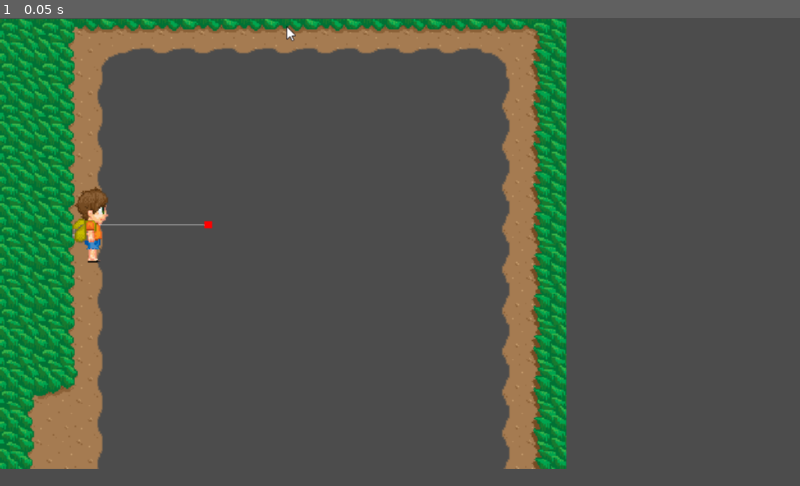
Above: before the commit, frame 1.
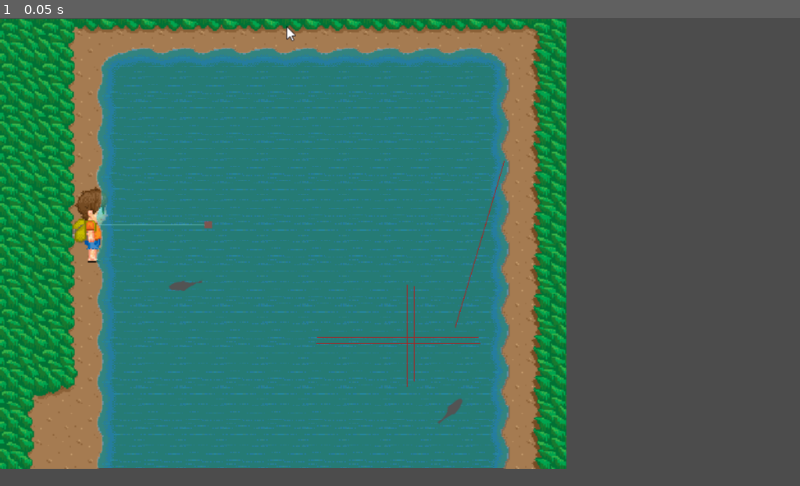
Above: after the commit, the same moment.

Repository: MondayHopscotch/GodotShaders
Game: Godot game, scene res://Water.tscn
Same seed, same stepped clock (60 frames per second), same inputs: the game is played once before the commit and once after it. The project has no main scene, so this scene is started directly.
Inputs:
- Up to frame 1 (0.05 s): no input

The runs differ from the first frame. In frame 1, 45% of the frame differs, in the area x 12-64%, y 6-97%.

Commit message:
cleanup. better depth map

Diff:
--- a/Water.shader
+++ b/Water.shader
@@ -1,6 +1,8 @@
 shader_type canvas_item;
 
 uniform bool depth_on;
+
+uniform float flow_strength : hint_range(0.0, 1.0);
 
 uniform float wave_speed : hint_range(0.1, 10);
 uniform float refraction_strength : hint_range(0.0, 0.6);
@@ -8,24 +10,19 @@
 uniform float wave_sway : hint_range(0.0, 14.5);
 
 uniform sampler2D normal_texture;
-uniform float normal_offset : hint_range(0.0, 1.0); // a value of 0.45 seems to work well for this
 
-uniform float highlight_size : hint_range(0.0, 0.25);
+uniform float highlight_size : hint_range(0.0, 1.0);
 uniform float highlight_strength : hint_range(0.0, 1.0);
-uniform float shadow_size : hint_range(-0.25, 0.25);
+uniform float shadow_size : hint_range(0.0, 1.0);
 uniform float shadow_strength : hint_range(0.0, 1.0);
 
 uniform vec3 sun_direction;
 
 vec4 getFlow(vec4 flow_uv, float time) {
-	// dampen the effects
-	//flow_uv *= 0.5;
-
 	// reverse x to get waves going to right direction
-	//flow_uv.x = -flow_uv.x;
+	flow_uv.x = 1.0 - flow_uv.x;
 	float adjusted_sway = 15.0 - wave_sway;
 	flow_uv -= 0.5;
-	//flow_uv *= 0.1;
 
 	vec4 dual_flow = vec4(flow_uv.xy, flow_uv.xy);
 
@@ -50,35 +47,27 @@
 		dual_flow.z = -0.02;
 	}
 
-	return dual_flow * time;
+	return dual_flow * flow_strength * time;
 }
 
 vec3 getNormal(vec2 coord, float wave_density_1, float wave_density_2, vec4 flow, float time) {
-	// this is the waves moving under the texture
     vec2 textureOffset = vec2(time * 0.02, time * -0.01);
 	textureOffset.xy = vec2(0.0, 0.0);
 
-	//textureOffset *= flow.x;
     vec2 waveOne_uv = coord.xy + flow.xy + textureOffset;
 	waveOne_uv *= wave_density_1;
     waveOne_uv = mod(waveOne_uv, 1.0);
+    vec4 sampleOne = texture(normal_texture, waveOne_uv);
 
-    vec4 sampleOne = texture(normal_texture, waveOne_uv);
-	//return sampleOne.xyz;
-	//return vec3(flow.x, 0.0, 0.0);
-	//sampleOne *= 0.0;
-
-    //textureOffset = time * 0.01;
-	//textureOffset *= flow.x;
     vec2 waveTwo_uv = coord.xy + flow.za;
 	waveTwo_uv *= wave_density_2;
 	waveTwo_uv = mod(waveTwo_uv, 1.0);
-
     vec4 sampleTwo = texture(normal_texture, waveTwo_uv);
-    //sampleTwo *= 0.0;
 
 	vec3 avg = sampleOne.xyz + sampleTwo.xyz;
-	avg * 2.0;
+	// adding two vectors with xyz all ranging 0 to 1 results in a vector range 0 to 2
+	// subtract one to make them all range -1 to -1
+	avg -= 1.0;
 
 	avg.xyz = normalize(avg);
     return avg;
@@ -97,7 +86,7 @@
 		}
 		vec4 flow_vec = getFlow(flow, TIME * wave_speed);
 		vec3 normal = getNormal(UV, wave_density, wave_density * 1.3, flow_vec, TIME * wave_speed);
-		vec2 tex_sample_offset = normal.xy - vec2(normal_offset, normal_offset);
+		vec2 tex_sample_offset = normal.xy;
 		tex_sample_offset *= refraction_strength;
 		//tex_sample_offset -= tex_sample_offset / 2.0;
 		float depth_modifier = 1.0 - (depth.x / 1.0);
@@ -116,8 +105,6 @@
 		} else if (sun_value < shadow_size) {
 			// Shadow
 			COLOR *= (1.0 - shadow_strength);
-		} else {
-			//COLOR = vec4(1, 0, 0, 1.0);
 		}
 		//COLOR = vec4(sun_value, sun_value, sun_value, 1.0);
 		//COLOR = texture(TEXTURE, UV);
--- a/Water.tscn
+++ b/Water.tscn
@@ -11,16 +11,16 @@
 render_priority = 0
 shader = ExtResource( 1 )
 shader_param/depth_on = true
+shader_param/flow_strength = 1.0
 shader_param/wave_speed = 0.634
-shader_param/refraction_strength = 0.124
-shader_param/wave_density = 0.276
+shader_param/refraction_strength = 0.014
+shader_param/wave_density = 3.479
 shader_param/wave_sway = 13.665
-shader_param/normal_offset = 0.431
-shader_param/highlight_size = 0.119
-shader_param/highlight_strength = 0.055
-shader_param/shadow_size = -0.001
-shader_param/shadow_strength = 0.058
-shader_param/sun_direction = Vector3( 0, 1, -0.45 )
+shader_param/highlight_size = 0.792
+shader_param/highlight_strength = 0.129
+shader_param/shadow_size = 0.564
+shader_param/shadow_strength = 0.117
+shader_param/sun_direction = Vector3( 0, 1, 1 )
 shader_param/normal_texture = ExtResource( 2 )
 _sections_unfolded = [ "Resource", "shader_param" ]
 
@@ -42,7 +42,6 @@
 
 [node name="water2" type="Sprite" parent="." index="2"]
 
-visible = false
 modulate = Color( 1, 1, 1, 0.508274 )
 position = Vector2( 362.204, 288.391 )
 texture = ExtResource( 3 )
Binary file changed: water/depth.png
Not shown, changed: water/depth.png.import
